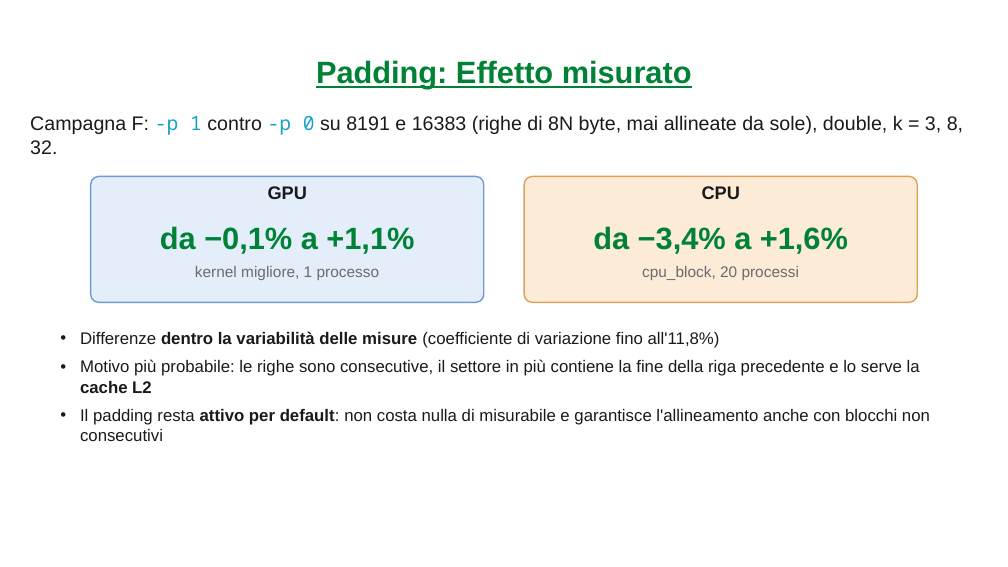
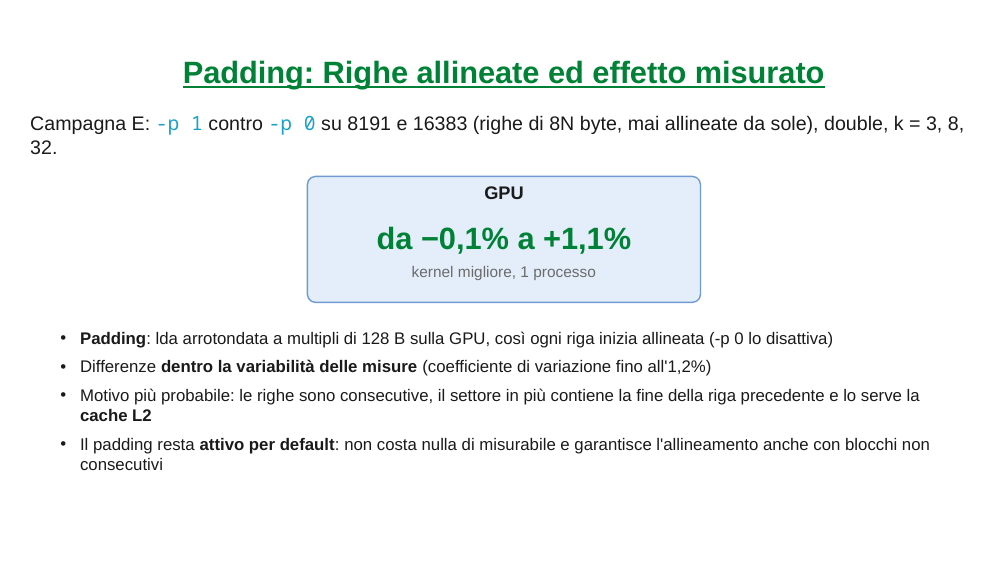
Before and after one commit to carloni2021/SCPA, a slide deck: slide 81 of relazione/presentazione/SCPA_Presentazione_Carloni.pptx (slide 84 before the commit). Drawn at 1008x567 pixels with LibreOffice and Linux fonts; fonts in the diff are those of the drawing; background and template pictures are left out. Boxes give left, top, right and bottom in pixels: in the first picture for what was removed or moved away, otherwise in the second. Text is boxed around its words. In the diff, an @@ line names an element or a change of style, - is before the commit and + after.

```diff
--- a/relazione/presentazione/SCPA_Presentazione_Carloni.pptx
+++ b/relazione/presentazione/SCPA_Presentazione_Carloni.pptx
@@ title at bbox=[183, 60, 825, 89]: text changed @@
-Padding: Effetto misurato
+Padding: Righe allineate ed effetto misurato
@@ text at bbox=[30, 115, 964, 155]: text changed @@
-Campagna F: -p 1 contro -p 0 su 8191 e 16383 (righe di 8N byte, mai allineate da sole), double, k = 3, 8, 32.
+Campagna E: -p 1 contro -p 0 su 8191 e 16383 (righe di 8N byte, mai allineate da sole), double, k = 3, 8, 32.
@@ 3 texts, 1 rounded rectangle: place and size @@
-3 texts, 1 rounded rectangle at bbox=[91, 176, 484, 302]
+3 texts, 1 rounded rectangle at bbox=[307, 176, 701, 302]
@@ rounded rectangle removed at bbox=[524, 176, 917, 302] @@
@@ text removed at bbox=[702, 186, 740, 199] @@
-CPU
@@ text removed at bbox=[593, 226, 848, 254] @@
-da −3,4% a +1,6%
@@ text removed at bbox=[642, 266, 799, 280] @@
-cpu_block, 20 processi
@@ text at bbox=[80, 331, 833, 376]: text changed @@
-• Differenze dentro la variabilità delle misure (coefficiente di variazione fino all'11,8%)
+• Padding: lda arrotondata a multipli di 128 B sulla GPU, così ogni riga inizia allineata (-p 0 lo disattiva)
+• Differenze dentro la variabilità delle misure (coefficiente di variazione fino all'1,2%)
```
Also in this commit, not shown: 33 other slides changed, 4 slides added, 8 slides removed, 33 other files.
